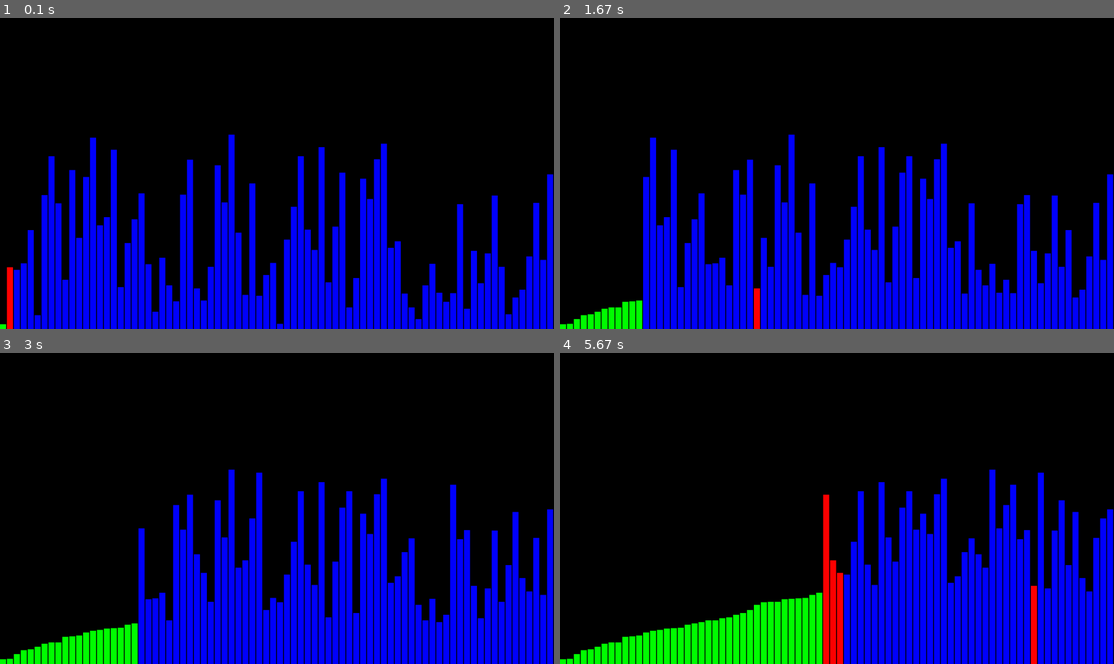
Above: before the commit, frames 1-4 (two rows, left to right).
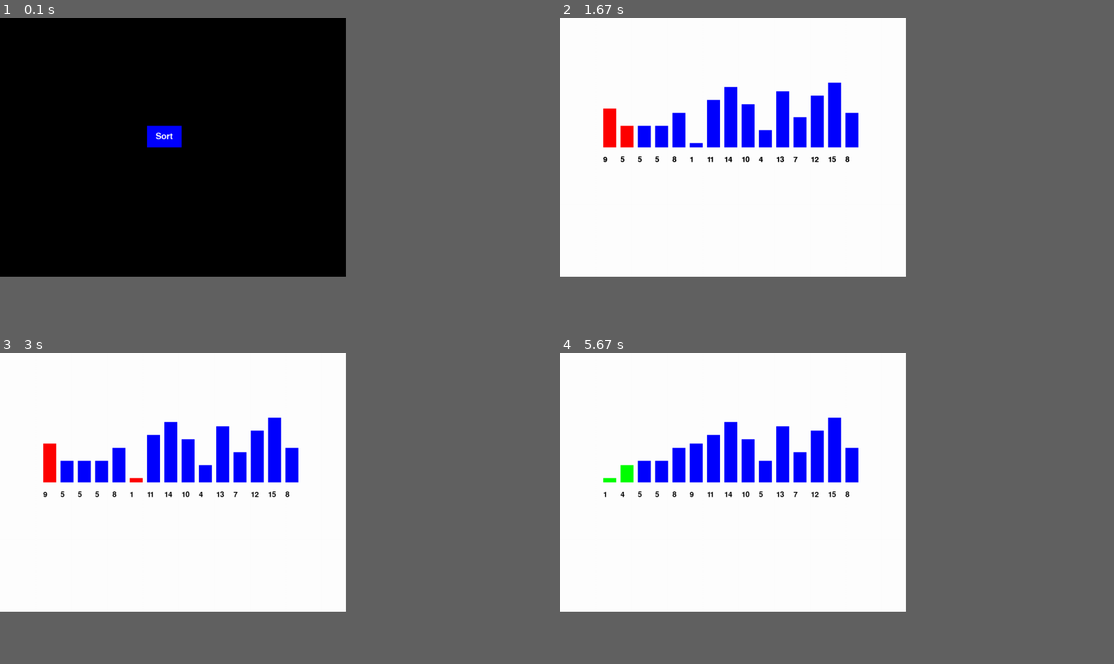
Above: after the commit, the same moments.

Repository: abhivarma174/Algorithm-Visualiser
Game: pygame game, started from selection_visualize.py
The game is run twice, just before and just after one commit, with the same random seed, the same clock (stepped at 60 frames per second) and the same inputs.
Inputs (mouse positions are in pixels of both pictures, inside the frame that each line leads up to):
- Up to frame 1 (0.1 s): no input
- Up to frame 2 (1.67 s): click (726, 136) at 0.38 s, where only the run after the commit has a clickable "Sort"
- Up to frame 3 (3 s): no input
- Up to frame 4 (5.67 s): no input
The window is 900x506 before the commit and 562x421 after it. Grey fills any space a smaller window leaves; there, only what the larger window draws over its background counts as a difference.

The runs differ from the first frame. In frame 1, 27% of the frame differs, in the area x 0-100%, y 34-100%; in frame 2, 71%; in frame 3, 72%; in frame 4, 75%, in the area x 0-100%, y 0-100%.

Commit message:
feat:selection sort with displaying numbers

Diff:
--- a/selection_visualize.py
+++ b/selection_visualize.py
@@ -1,19 +1,23 @@
 import pygame
+import sys
 import random
+import time
+
+from pygame_utilities import *
+
+arr_size = 15
+bar_width = 30
+space = 10
+speed = .9
+state = []
+arr = []
 
 
-WIDTH = 1280
-HEIGHT = 720
-GAP = 2
-
-ARRSIZE = 80
-RECTW = WIDTH / ARRSIZE - GAP
-state = []
-arr = []
-for i in range(80):
-    height = random.randint(10, 450)
+for i in range(arr_size):
+    height = random.randint(1, arr_size)
     arr.append(height)
     state.append(1)
+
 
 pygame.init()
 window = pygame.display.set_mode((WIDTH, HEIGHT))
@@ -22,13 +26,32 @@
 # --------------------------------------
 
 
+def draw_bar(ind, col):
+    '''
+    col - color of bar wrt status of that index
+    Draws a single bar. arr[ind] * 10 is taken as the height of the bar (for better display)
+    The x, y coords are determined using ind and arr[ind]
+
+    '''
+
+    bar_height = arr[ind] * 10
+
+    x = ind*(bar_width+space) + (WIDTH - (arr_size * (bar_width + space)))/2
+    y = HEIGHT/2 - bar_height
+    pygame.draw.rect(window, col, (x, y, bar_width, bar_height), 0)
+    msg = str(arr[ind])
+    myfont = pygame.font.SysFont(msg, 25)
+    text = myfont.render(msg, True, (0, 0, 0))
+    window.blit(text, (x, y + bar_height + 20))
+
+
 def displayArr(state):
     '''
       displays the array values as bars
-      bars of  heights are equal to the values in array
+      state - An array that states the color of every element in color
     '''
-    window.fill((0, 0, 0))
-    for i in range(len(arr)):
+
+    for i in range(arr_size):
         if state[i] == 0:
             color = (255, 0, 0)  # red
         elif state[i] == 2:
@@ -36,12 +59,10 @@
         else:
             color = (0, 0, 255)  # blue
 
-        # (x-cord, y-cord, width, height)
-        pygame.draw.rect(window, color, (i * (RECTW + GAP),
-                                         HEIGHT - arr[i], RECTW, arr[i]))
-    # (x-cord, y-cord, width, height)
+        draw_bar(i, color)
+
     pygame.display.update()
-    pygame.time.wait(150)
+    time.sleep(speed)
 
 # -------------------------------------------
 
@@ -53,42 +74,47 @@
     n = len(itemsList)
     for counter in range(n):
         minValueIndex = counter
-
+        state[counter] = 0
         for j in range(counter + 1, n):
             if itemsList[j] < itemsList[minValueIndex]:
                 # changing the state value - as indication of minvalue
                 state[j] = 0
                 minValueIndex = j
-            else:
-                state[j] = 1
-                state[minValueIndex] = 1
+
+                displayArr(state)
+                clear_screen(window)
+                state[j] = 1  # change state of  previous minvalue index
 
         # swaps - minimum value and counter
 
         itemsList[counter], itemsList[minValueIndex] = itemsList[minValueIndex], itemsList[counter]
 
+        # finished - status
         if counter < n:
             state[counter] = 2
 
         displayArr(state)
+        clear_screen(window)
 
 
 # ---------------------------------------'
-
-
 # Driver code
 if __name__ == "__main__":
     running = True
-    firstTime = True
     while running:
+        is_clicked = button(window, 'Sort', WIDTH / 2 - 60,
+                            HEIGHT / 2 - 50, 80, 50, BLUE, ORANGE)
+        pygame.display.update()
 
-        window.fill((0, 0, 0))
+        if is_clicked:
+            break
 
-        for event in pygame.event.get():
-            if event.type == pygame.QUIT:
-                running = False
+        check_exit()
 
-        if firstTime:
-            selectionSort(arr)
+    clear_screen(window)
 
-        firstTime = False
+    displayArr(state)
+    selectionSort(arr)
+
+    while True:
+        check_exit()
